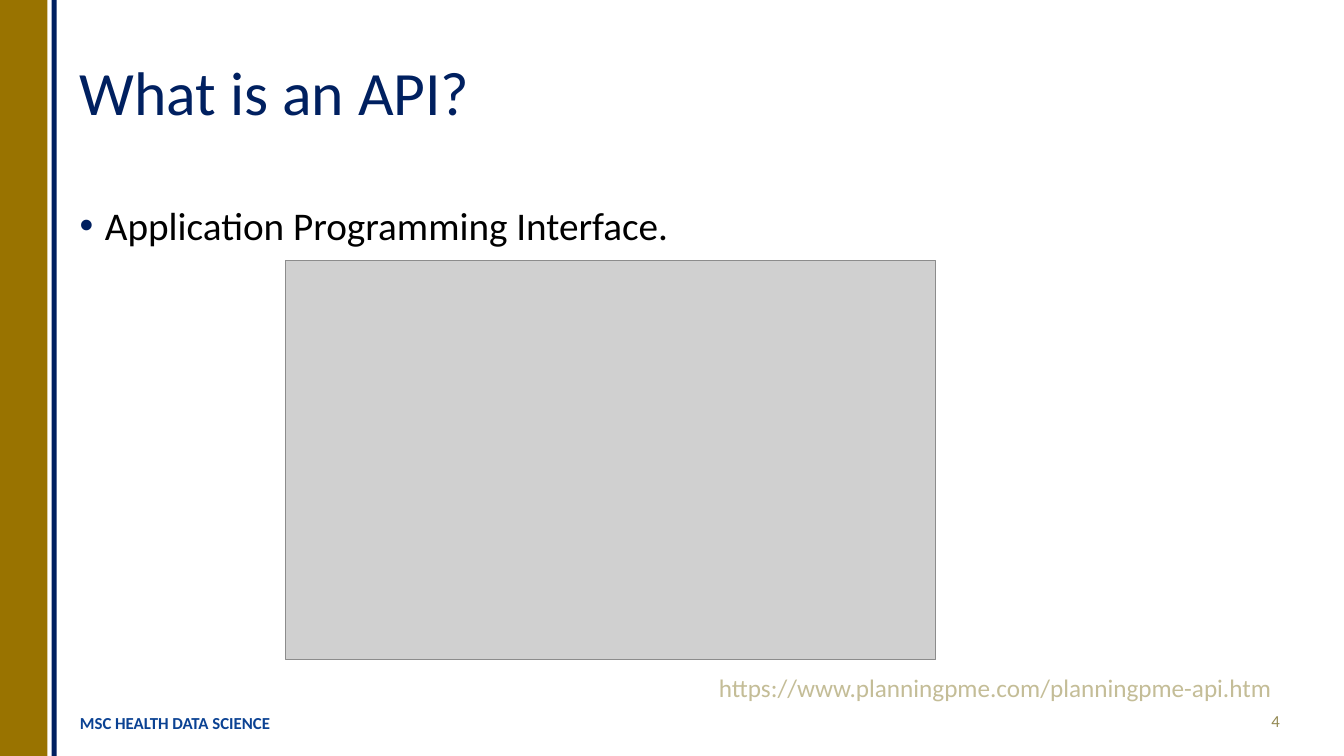
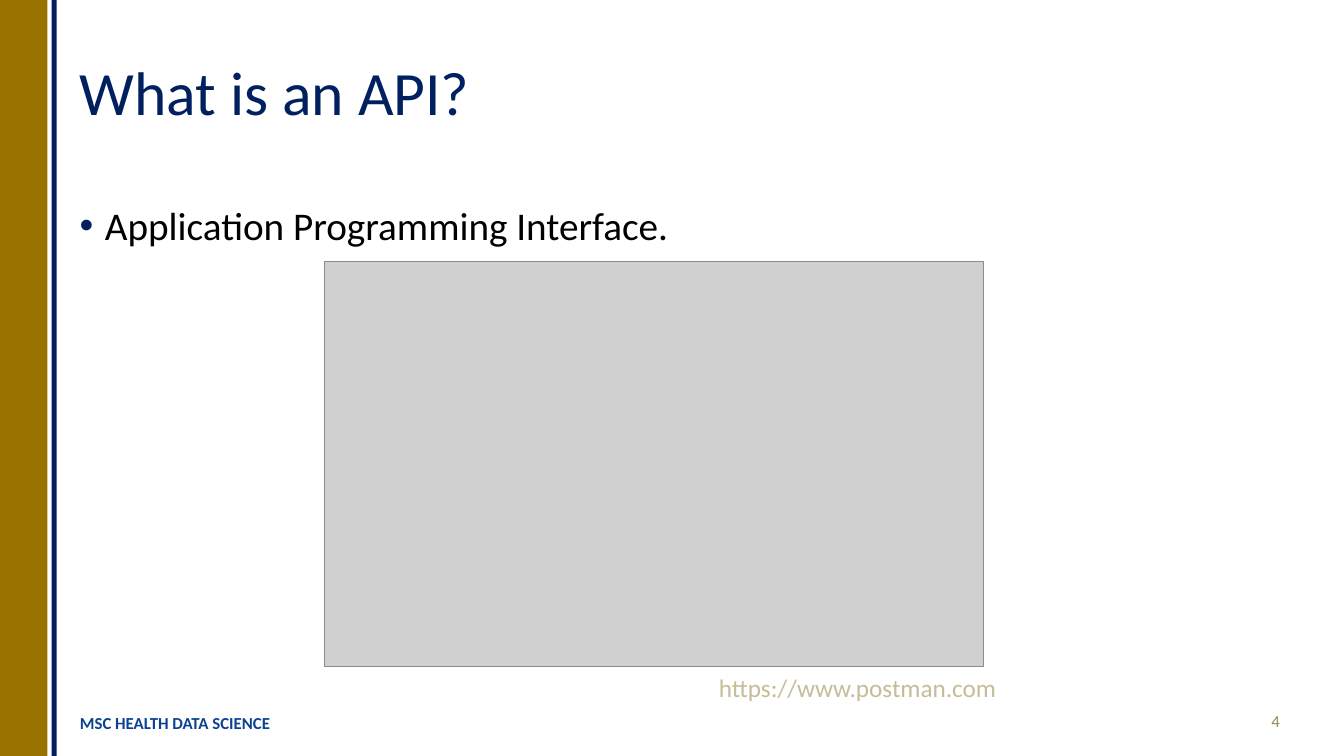
Before and after one commit to OllyButters/HDS-plumber, a slide deck: slide 4 of api_plumber_slides.pptx. Drawn at 1344x756 pixels with LibreOffice and Linux fonts; fonts in the diff are those of the drawing; grey boxes stand for pictures. Boxes give left, top, right and bottom in pixels: in the first picture for what was removed or moved away, otherwise in the second. Text is boxed around its words. In the diff, an @@ line names an element or a change of style, - is before the commit and + after.

```diff
--- a/api_plumber_slides.pptx
+++ b/api_plumber_slides.pptx
@@ picture: place and size @@
-picture at <box>286,260,937,660</box>
+picture at <box>325,262,984,667</box>
@@ text at <box>719,679,996,701</box>: text changed @@
-https://www.planningpme.com/planningpme-api.htm
+https://www.postman.com
```
Also in this commit, not shown: 4 other slides changed, 1 other file.
